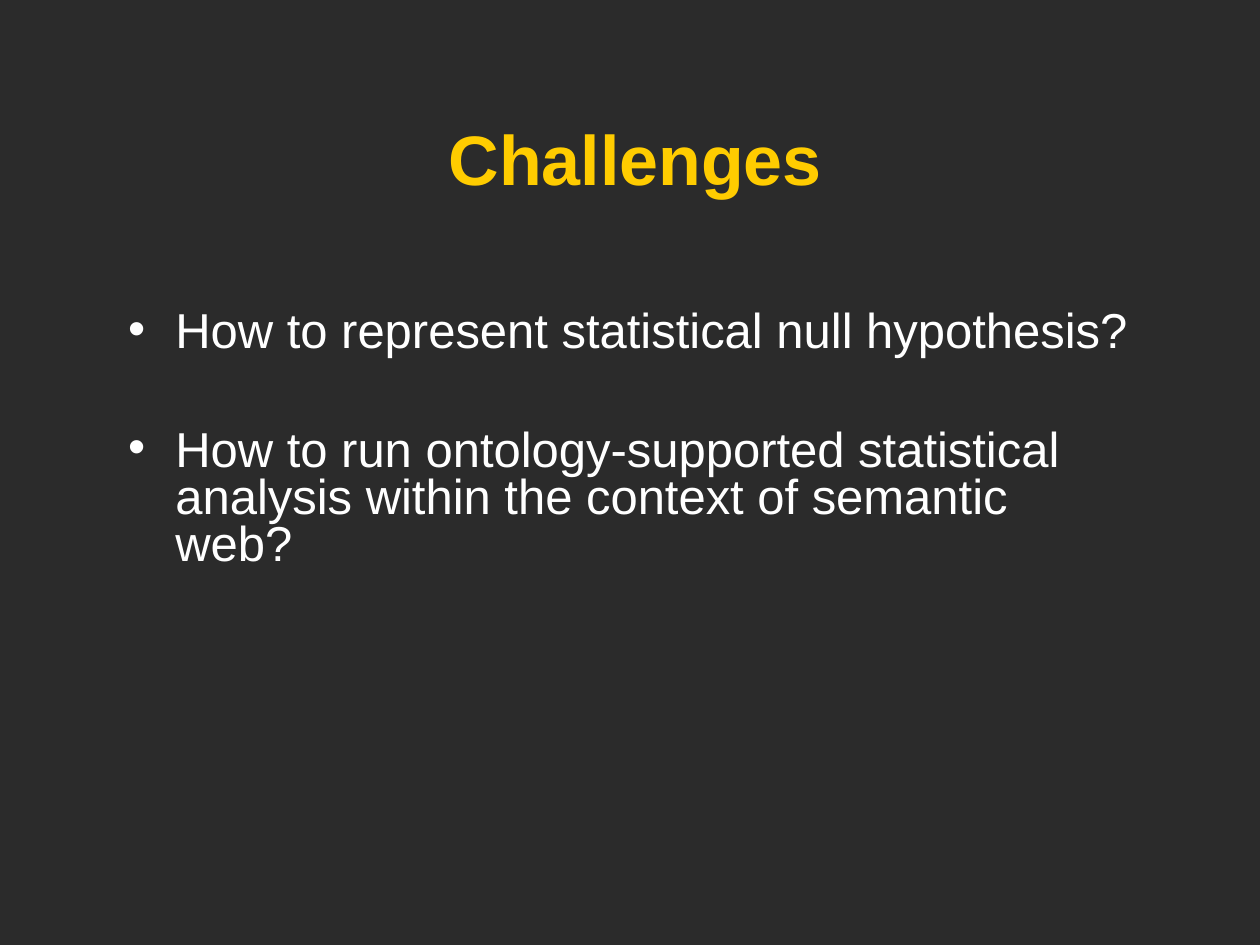
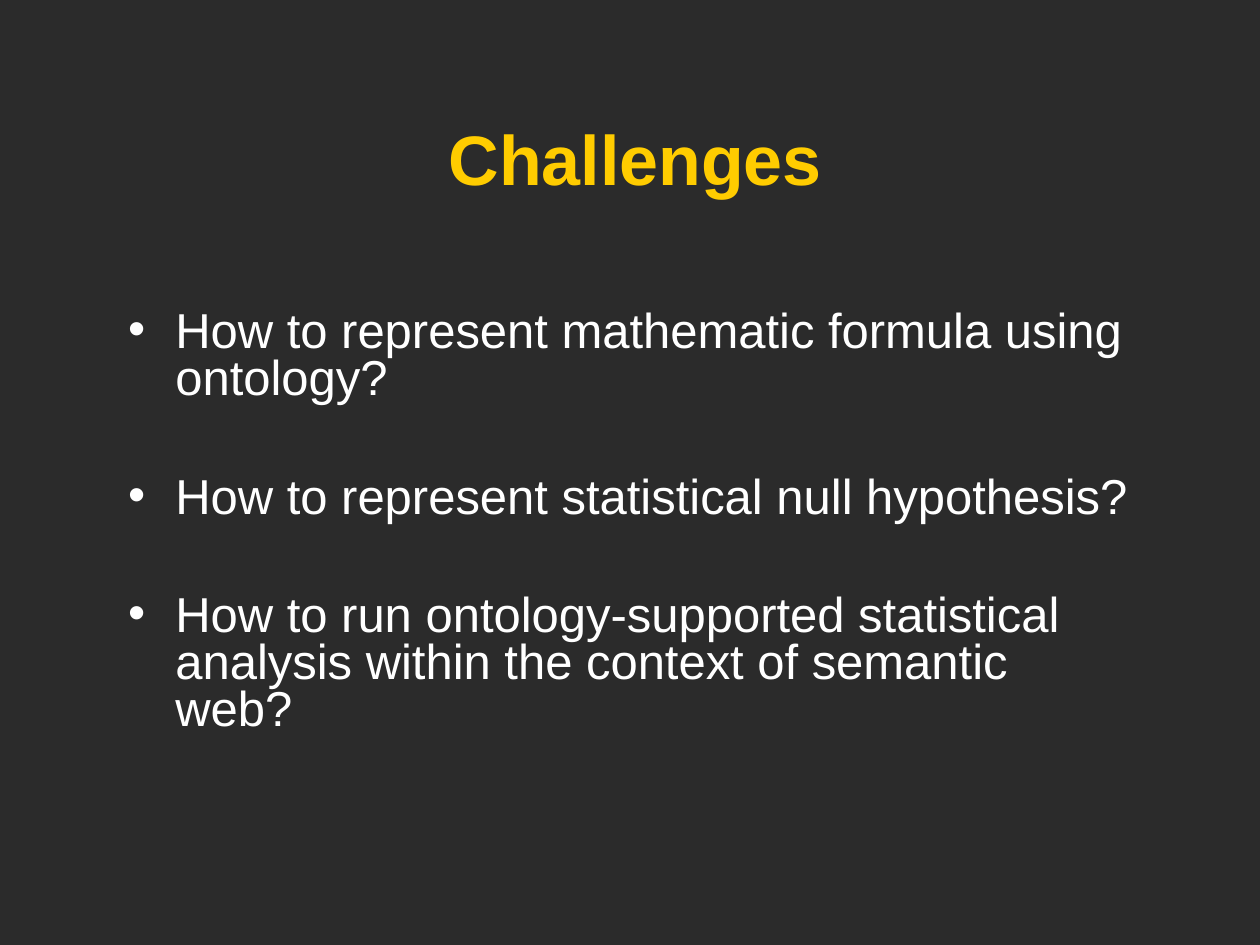
Before and after one commit to obi-ontology/obi-legacy-svn, a slide deck: slide 19 of trunk/docs/presentations/OBI workshop May 2012 Ann Arbor/OBI Statistics/Statistics_OBI_He.ppt. Drawn at 1260x945 pixels with LibreOffice and Linux fonts; fonts in the diff are those of the drawing; background and template pictures are left out; a plain dark background stands for a picture behind light text. Boxes give left, top, right and bottom in pixels: in the first picture for what was removed or moved away, otherwise in the second. Text is boxed around its words. In the diff, an @@ line names an element or a change of style, - is before the commit and + after.

```diff
--- a/trunk/docs/presentations/OBI workshop May 2012 Ann Arbor/OBI Statistics/Statistics_OBI_He.ppt
+++ b/trunk/docs/presentations/OBI workshop May 2012 Ann Arbor/OBI Statistics/Statistics_OBI_He.ppt
@@ text at <box>175,312,1122,405</box>: paragraph added @@
+• How to represent mathematic formula using ontology?
```
Also in this commit, not shown: 2 other slides changed.
